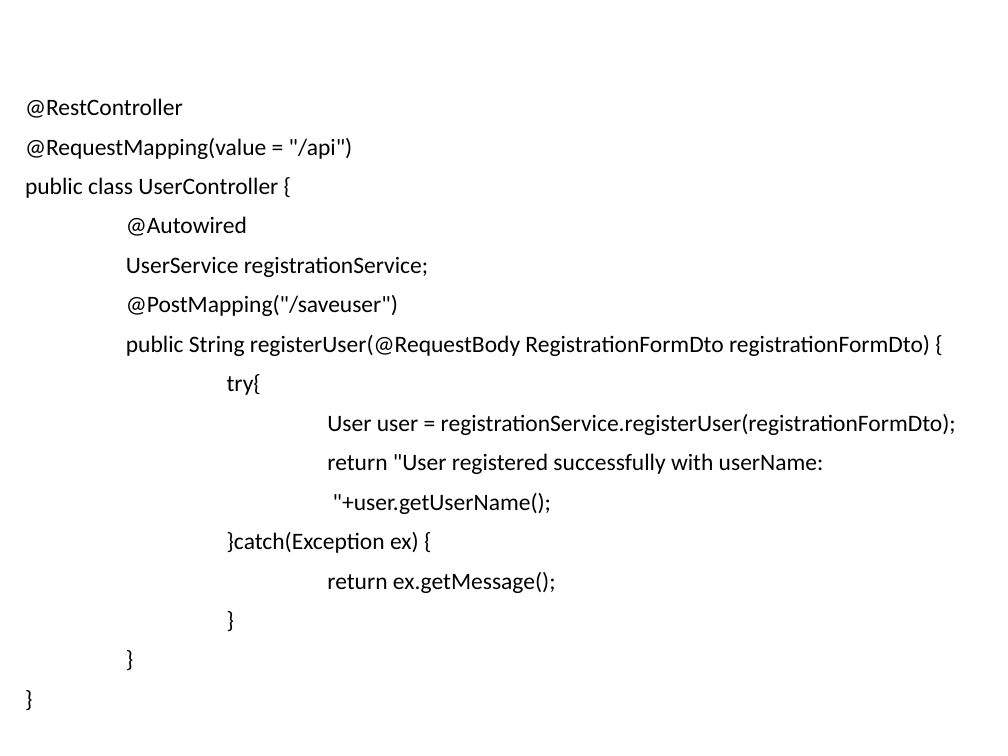
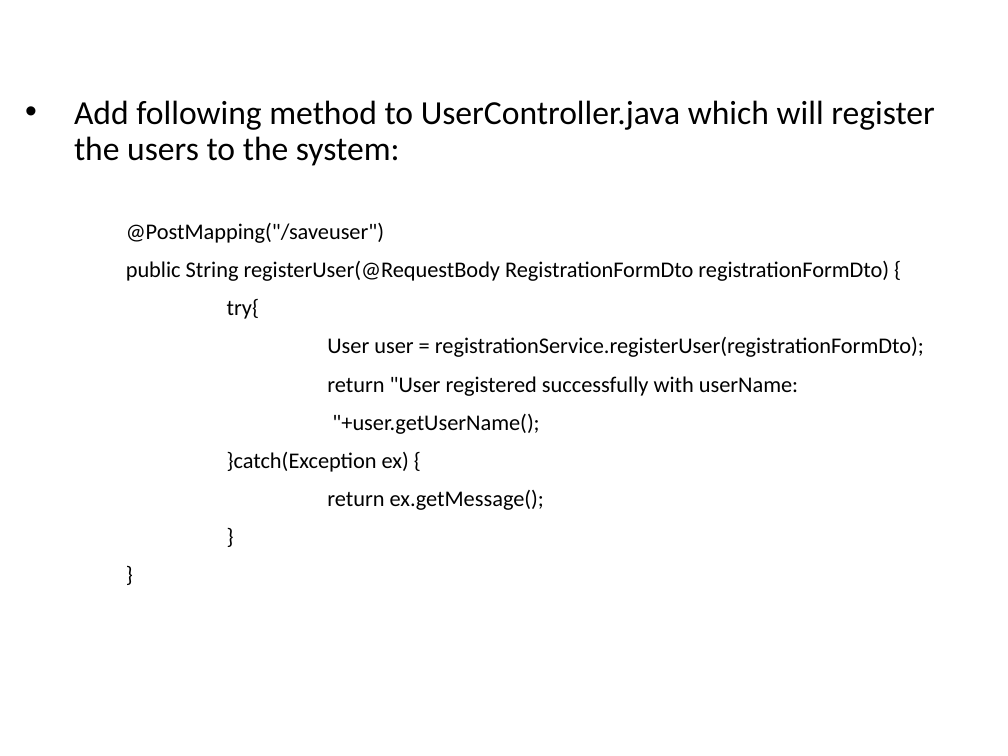
Before and after one commit to vishalrangras/spring-boot-sample, a slide deck: slide 76 of Developing with Spring Boot.pptx (slide 73 before the commit). Drawn at 1008x756 pixels with LibreOffice and Linux fonts; fonts in the diff are those of the drawing; background and template pictures are left out. Boxes give left, top, right and bottom in pixels: in the first picture for what was removed or moved away, otherwise in the second. Text is boxed around its words. In the diff, an @@ line names an element or a change of style, - is before the commit and + after.

```diff
--- a/Developing with Spring Boot.pptx
+++ b/Developing with Spring Boot.pptx
@@ text at (74, 100, 935, 510): paragraph removed @@
-}
@@ text at (74, 100, 935, 166): text changed; size 16.8 to 24 pt @@
-@RestController
-@RequestMapping(value = "/api")
-public class UserController {
-@Autowired
-UserService registrationService;
+• Add following method to UserController.java which will register the users to the system:
@@ text at (126, 223, 924, 510): size 16.8 to 16 pt in "@PostMapping("/saveuser")", "public String registerUser(@RequestBody RegistrationFormDto  ...", "try{", "User user = registrationService.registerUser(registrationFor ..." and 6 more places @@
```
Also in this commit, not shown: 15 other slides changed, 8 slides added.
